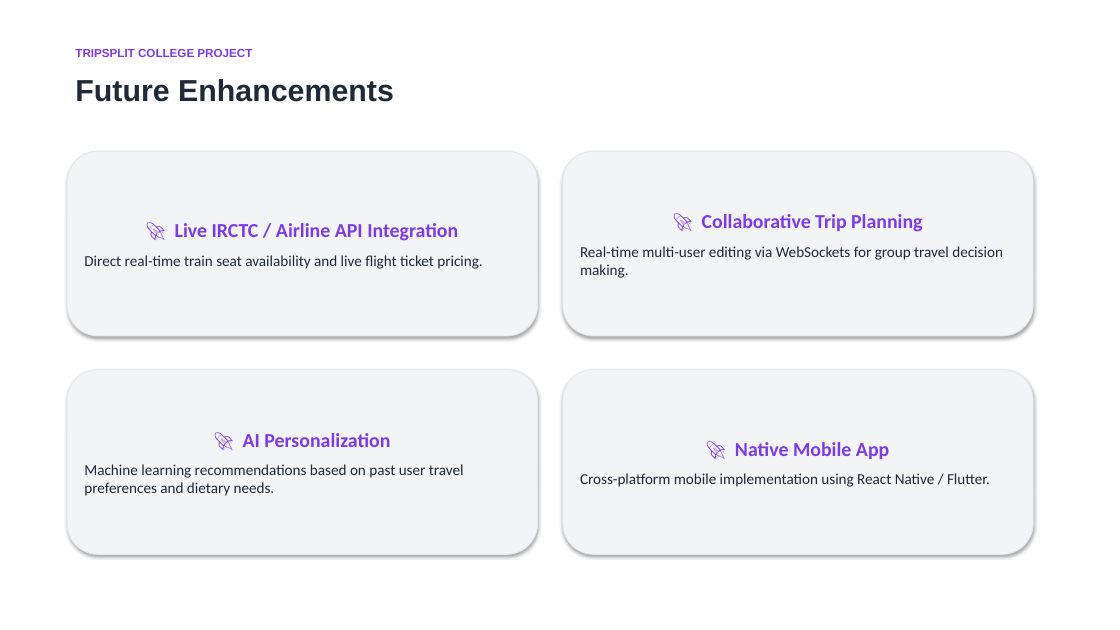
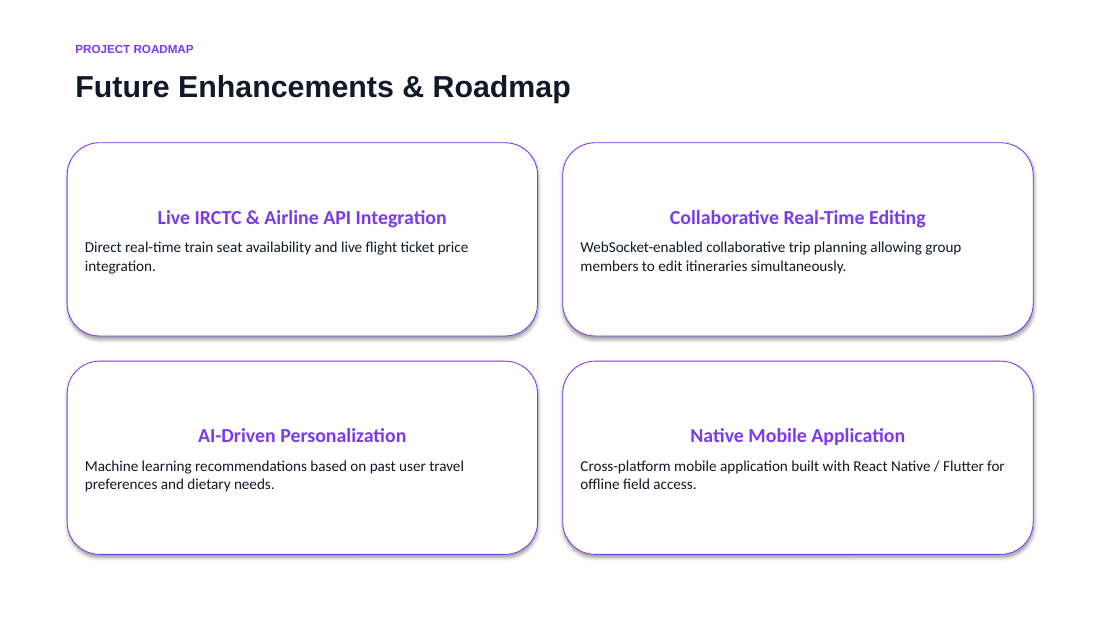
Before and after one commit to Somya-Vishnoi/Trip-Split, a slide deck: slide 9 of TripSplit_Presentation.pptx. Drawn at 1120x630 pixels with LibreOffice and Linux fonts; fonts in the diff are those of the drawing. Boxes give left, top, right and bottom in pixels: in the first picture for what was removed or moved away, otherwise in the second. Text is boxed around its words. In the diff, an @@ line names an element or a change of style, - is before the commit and + after.

```diff
--- a/TripSplit_Presentation.pptx
+++ b/TripSplit_Presentation.pptx
@@ text at (75, 45, 194, 53): text changed @@
-TRIPSPLIT COLLEGE PROJECT
+PROJECT ROADMAP
@@ text at (75, 75, 571, 103): text changed; text colour #1F2937 to #111827 @@
-Future Enhancements
+Future Enhancements & Roadmap
@@ rounded rectangle "Live IRCTC & Airline API ...": place and size @@
-rounded rectangle "Live IRCTC & Airline API ..." at (67, 151, 538, 336)
+rounded rectangle "Live IRCTC & Airline API ..." at (67, 143, 538, 336)
@@ fill #F3F4F6 to #FFFFFF; outline #E5E7EB 0.75 pt to #7C3AED 0.75 pt in 4 elements at (67, 361, 538, 555), (67, 143, 538, 336), (563, 361, 1033, 555), (563, 143, 1033, 336) @@
@@ rounded rectangle "Collaborative Real-Time Editing": place and size @@
-rounded rectangle "Collaborative Real-Time Editing" at (563, 151, 1033, 336)
+rounded rectangle "Collaborative Real-Time Editing" at (563, 143, 1033, 336)
@@ text in rounded rectangle at (85, 210, 469, 274): text changed; text colour #1F2937 to #111827 @@
-🚀 Live IRCTC / Airline API Integration
-Direct real-time train seat availability and live flight ticket pricing.
+Live IRCTC & Airline API Integration
+Direct real-time train seat availability and live flight ticket price integration.
@@ text in rounded rectangle at (580, 210, 961, 274): text changed; text colour #1F2937 to #111827 @@
-🚀 Collaborative Trip Planning
-Real-time multi-user editing via WebSockets for group travel decision making.
+Collaborative Real-Time Editing
+WebSocket-enabled collaborative trip planning allowing group members to edit itineraries simultaneously.
@@ rounded rectangle "AI-Driven Personalization": place and size @@
-rounded rectangle "AI-Driven Personalization" at (67, 370, 538, 555)
+rounded rectangle "AI-Driven Personalization" at (67, 361, 538, 555)
@@ rounded rectangle "Native Mobile Application": place and size @@
-rounded rectangle "Native Mobile Application" at (563, 370, 1033, 555)
+rounded rectangle "Native Mobile Application" at (563, 361, 1033, 555)
@@ text in rounded rectangle at (198, 428, 406, 442): text changed @@
-🚀 AI Personalization
+AI-Driven Personalization
@@ text in rounded rectangle at (580, 428, 1005, 489): text changed; text colour #1F2937 to #111827 @@
-🚀 Native Mobile App
-Cross-platform mobile implementation using React Native / Flutter.
+Native Mobile Application
+Cross-platform mobile application built with React Native / Flutter for offline field access.
@@ text in rounded rectangle at (85, 460, 464, 492): text colour #1F2937 to #111827 in "Machine learning recommendations based on past user ..." @@
```
Also in this commit, not shown: 8 other slides changed, 1 slide added, 1 slide removed, 1 other file.
